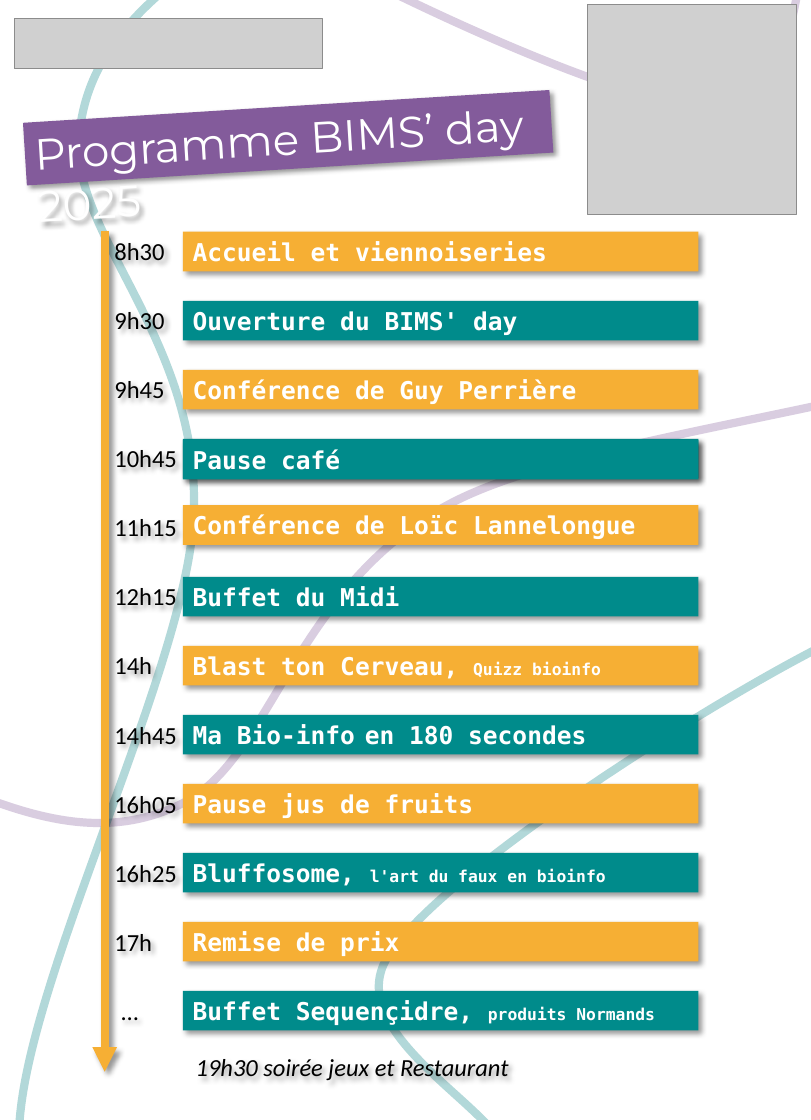
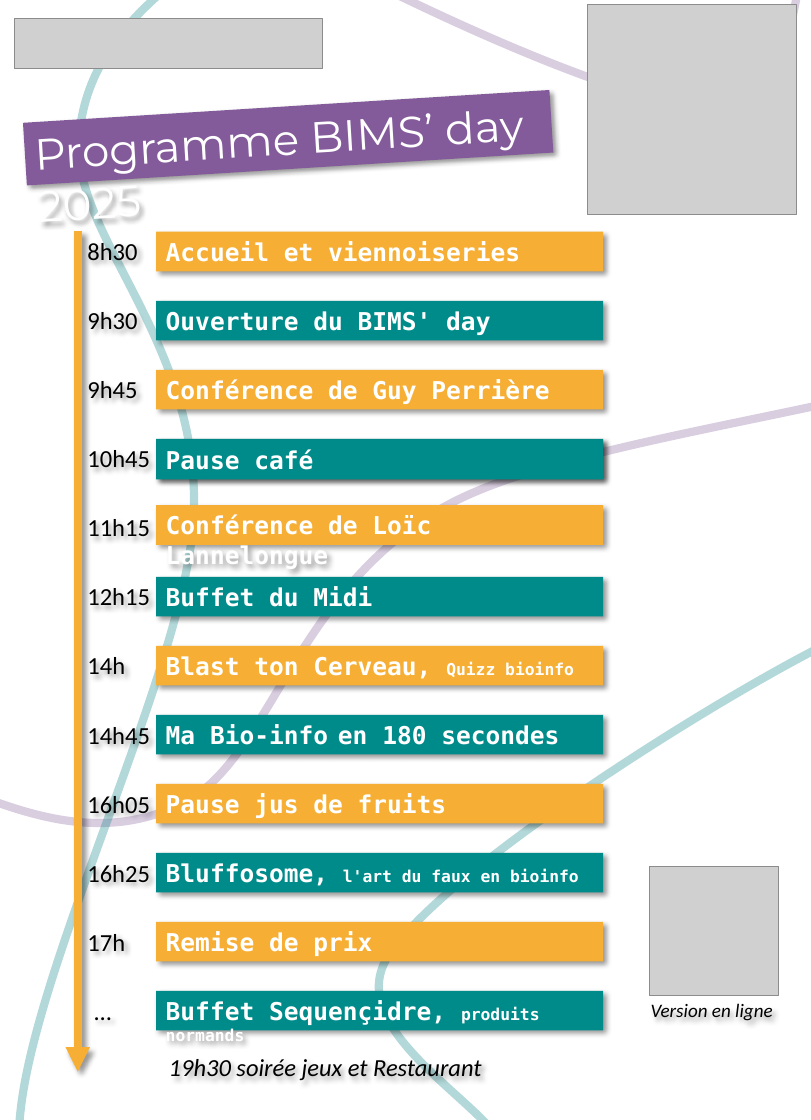
Before and after one commit to Lucien-Piat/bism_day_sign, a slide deck: slide 1 of src/print_A1.pptx. Drawn at 811x1120 pixels with LibreOffice and Linux fonts; fonts in the diff are those of the drawing; grey boxes stand for pictures. Boxes give left, top, right and bottom in pixels: in the first picture for what was removed or moved away, otherwise in the second. Text is boxed around its words. In the diff, an @@ line names an element or a change of style, - is before the commit and + after.

```diff
--- a/src/print_A1.pptx
+++ b/src/print_A1.pptx
@@ rectangle "Accueil et viennoiseries": place and size @@
-rectangle "Accueil et viennoiseries" at (183,231,698,271)
+rectangle "Accueil et viennoiseries" at (156,231,603,271)
@@ rectangle "Ouverture du BIMS' day": place and size @@
-rectangle "Ouverture du BIMS' day" at (183,301,698,340)
+rectangle "Ouverture du BIMS' day" at (156,301,603,340)
@@ rectangle "Conférence de Guy Perrière": place and size @@
-rectangle "Conférence de Guy Perrière" at (183,370,698,409)
+rectangle "Conférence de Guy Perrière" at (156,370,603,409)
@@ rectangle "Keynote Loïc Lannelongue": place and size @@
-rectangle "Keynote Loïc Lannelongue" at (183,438,698,478)
+rectangle "Keynote Loïc Lannelongue" at (156,438,603,478)
@@ rectangle "Pause café": place and size @@
-rectangle "Pause café" at (183,439,698,479)
+rectangle "Pause café" at (156,439,603,479)
@@ rectangle "Conférence de Loïc Lannelongue": place and size @@
-rectangle "Conférence de Loïc Lannelongue" at (183,505,698,544)
+rectangle "Conférence de Loïc Lannelongue" at (156,505,603,544)
@@ rectangle "Buffet du Midi": place and size @@
-rectangle "Buffet du Midi" at (183,577,698,616)
+rectangle "Buffet du Midi" at (156,577,603,616)
@@ rectangle "Blast ton Cerveau, Quizz bioinfo": place and size @@
-rectangle "Blast ton Cerveau, Quizz bioinfo" at (183,645,698,684)
+rectangle "Blast ton Cerveau, Quizz bioinfo" at (156,645,603,684)
@@ rectangle "Ma Bio-info en 180 secondes": place and size @@
-rectangle "Ma Bio-info en 180 secondes" at (183,715,698,754)
+rectangle "Ma Bio-info en 180 secondes" at (156,715,603,754)
@@ rectangle "Pause jus de fruits": place and size @@
-rectangle "Pause jus de fruits" at (183,784,698,823)
+rectangle "Pause jus de fruits" at (156,784,603,823)
@@ rectangle "Bluffosome, l'art du faux en ...": place and size @@
-rectangle "Bluffosome, l'art du faux en ..." at (183,852,698,891)
+rectangle "Bluffosome, l'art du faux en ..." at (156,852,603,891)
@@ picture added at (649,866,779,995) @@
@@ rectangle "Remise de prix": place and size @@
-rectangle "Remise de prix" at (183,922,698,961)
+rectangle "Remise de prix" at (156,922,603,961)
@@ 12 texts, 1 arrow: place and size @@
-12 texts, 1 arrow at (105,230,177,1071)
+12 texts, 1 arrow at (77,230,150,1071)
@@ rectangle "Buffet Sequençidre, produits normands": place and size @@
-rectangle "Buffet Sequençidre, produits normands" at (183,990,698,1030)
+rectangle "Buffet Sequençidre, produits normands" at (156,990,603,1030)
@@ text in rectangle at (166,1000,540,1041): text changed @@
-Buffet Sequençidre, produits Normands
+Buffet Sequençidre, produits normands
@@ text added at (651,1004,772,1021), 14 pt, text #000000, italic @@
+Version en ligne
@@ text "19h30 soirée jeux et Restaurant": place and size @@
-text "19h30 soirée jeux et Restaurant" at (196,1056,508,1082)
+text "19h30 soirée jeux et Restaurant" at (169,1056,481,1082)
```
Also in this commit, not shown: 2 other slides changed, 20 other files.
